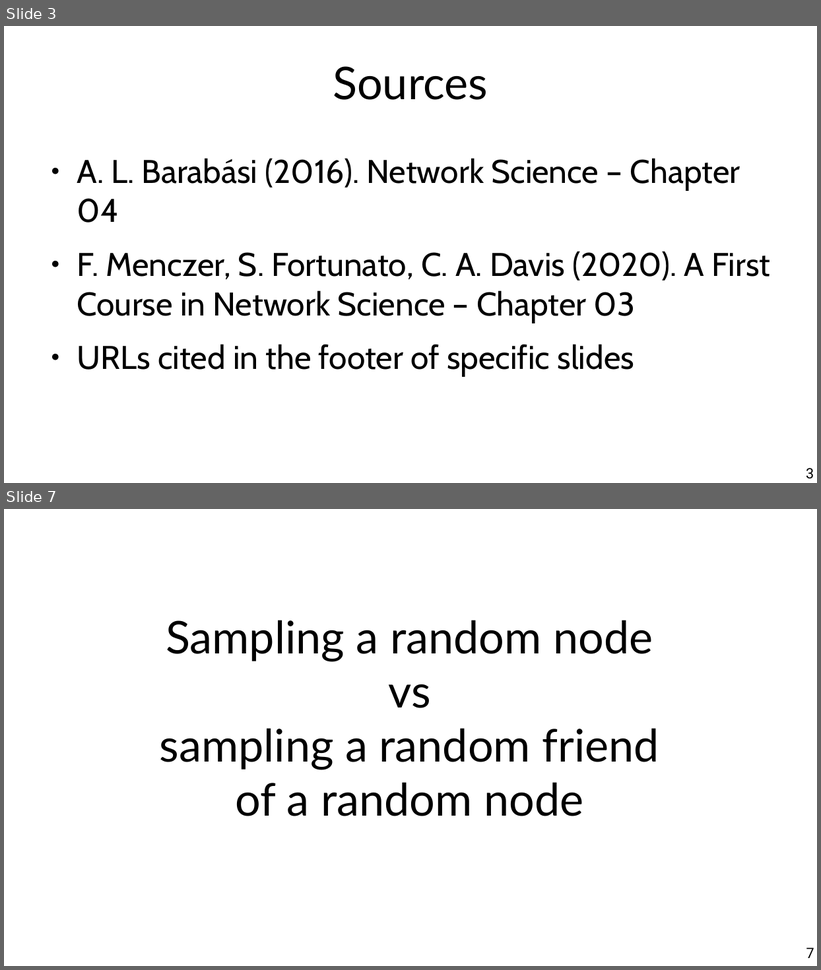
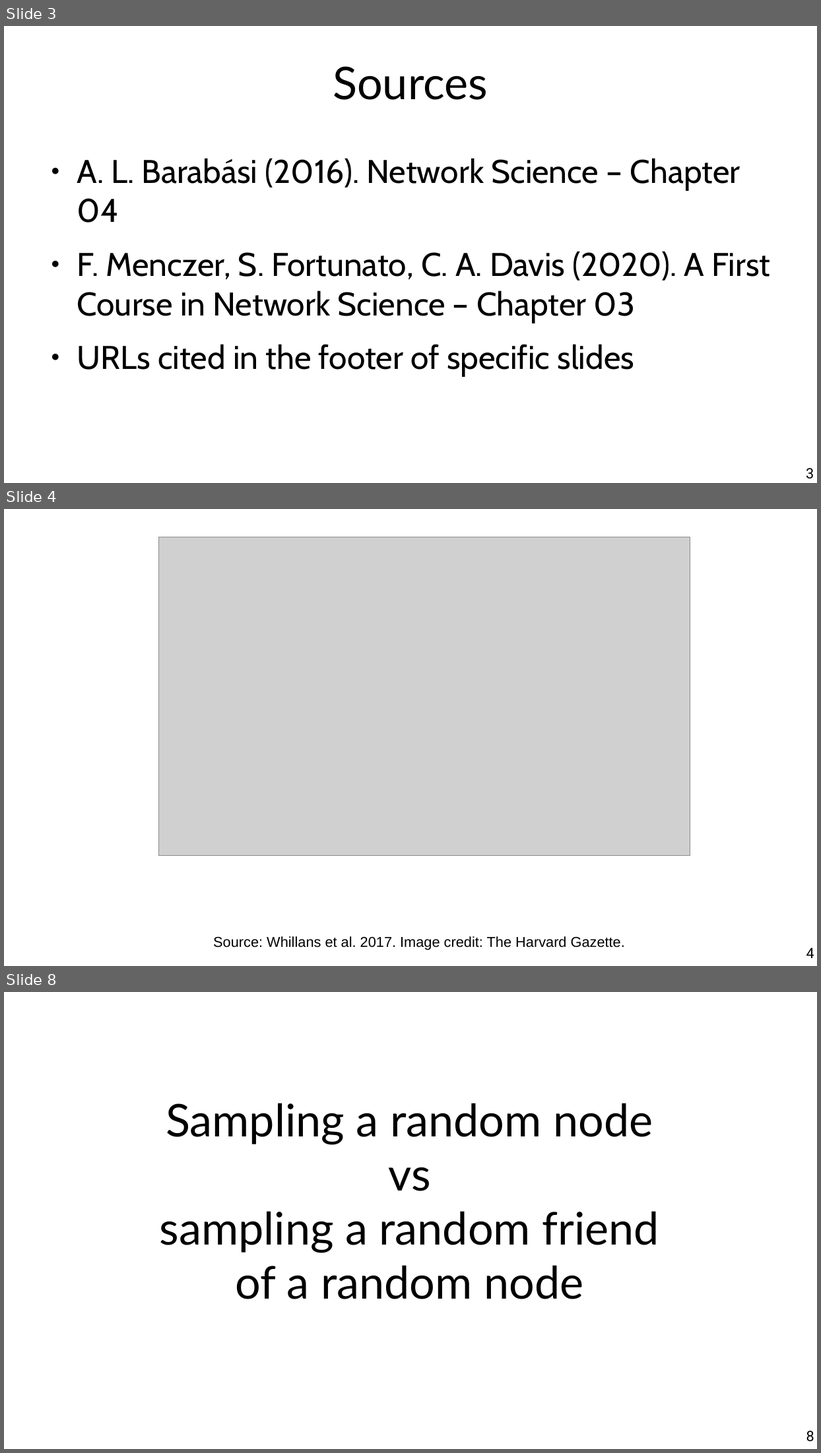
Before and after one commit to chatox/networks-science-course, a slide deck: theory/odp/tt15-friendship_paradox.odp. Shown one above the other, each under a label of ours: slides 3 and 7 before the commit, slides 3, 4 and 8 after it; the slides between them are not shown. The pictures are 821x970 and 821x1453 pixels, drawn with LibreOffice and Linux fonts; fonts in the diff are those of the drawing; grey boxes stand for pictures. Boxes give left, top, right and bottom in pixels: in the first picture for what was removed or moved away, otherwise in the second. Text is boxed around its words. In the diff, an @@ line names an element or a change of style, - is before the commit and + after.

```diff
--- a/theory/odp/tt15-friendship_paradox.odp
+++ b/theory/odp/tt15-friendship_paradox.odp
@@ slide 4 added at box(4, 509, 817, 966), background #FFFFFF @@
@@ picture added at box(159, 537, 690, 855) @@
@@ text added at box(213, 937, 625, 951), 14 pt, text #000000 @@
+Source: Whillans et al. 2017. Image credit: The Harvard Gazette.
@@ page number added at box(807, 948, 814, 958), 14 pt, text #000000 @@
+4
@@ what was slide 7 is now slide 8 @@
@@ page number at box(807, 1431, 814, 1442): text changed @@
-7
+8
```
Also in this commit, not shown: 4 slides changed, 3 other slides added, 1 slide removed, 5 other files.
